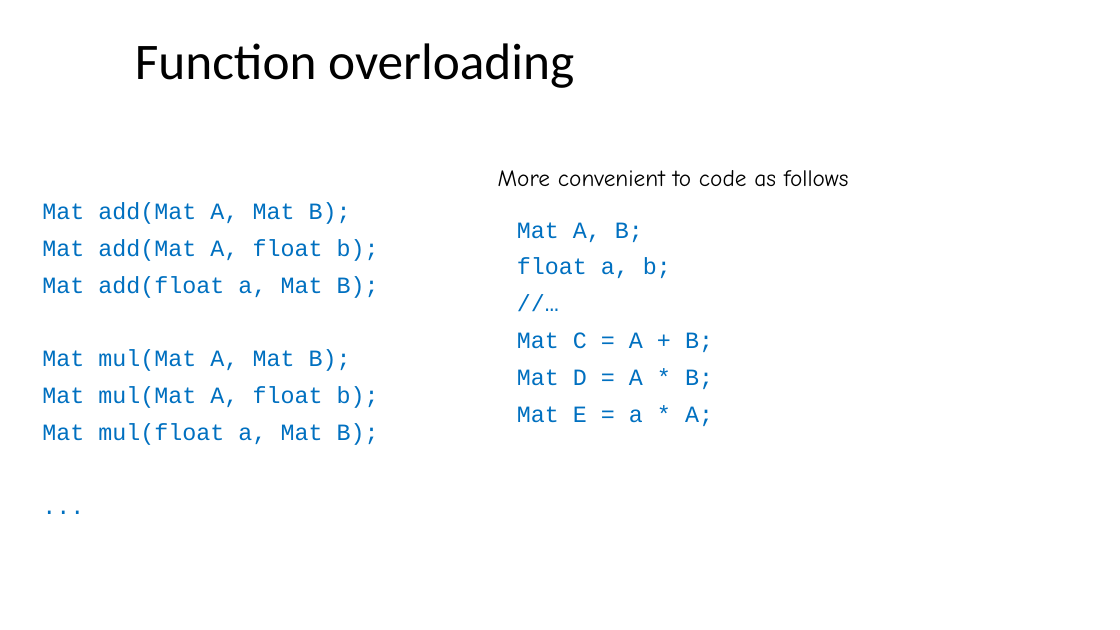
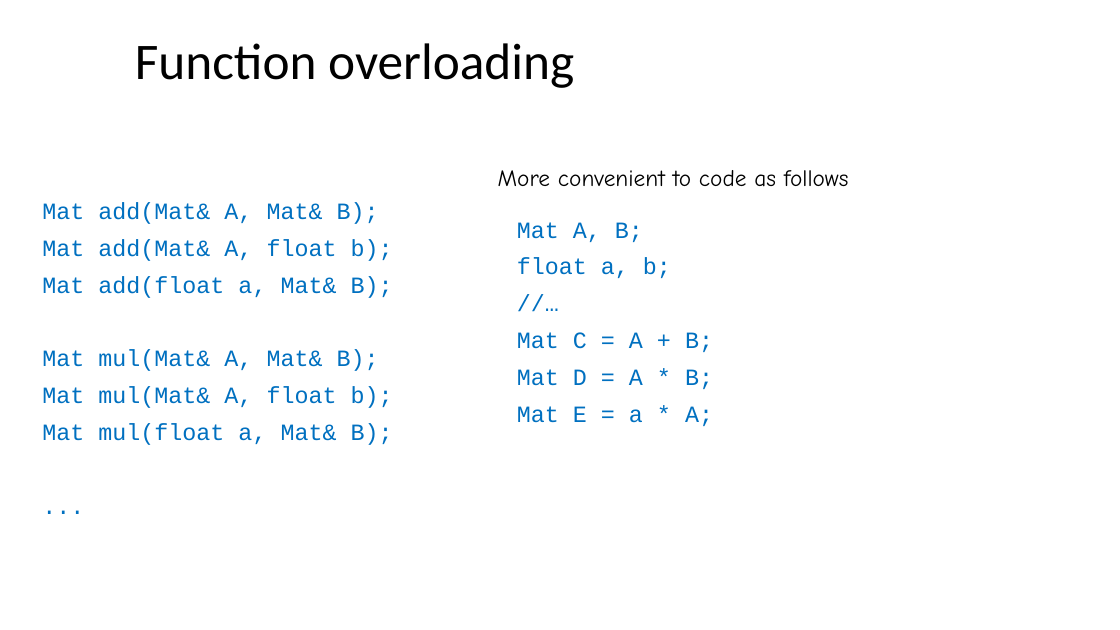
Before and after one commit to dayekuaipao/CPPLearning, a slide deck: slide 3 of week10/Lecture10.pptx. Drawn at 1120x630 pixels with LibreOffice and Linux fonts; fonts in the diff are those of the drawing; background and template pictures are left out. Boxes give left, top, right and bottom in pixels: in the first picture for what was removed or moved away, otherwise in the second. Text is boxed around its words. In the diff, an @@ line names an element or a change of style, - is before the commit and + after.

```diff
--- a/week10/Lecture10.pptx
+++ b/week10/Lecture10.pptx
@@ text at bbox=[42, 202, 393, 445]: text changed @@
-Mat add(Mat A, Mat B);
-Mat add(Mat A, float b);
-Mat add(float a, Mat B);
-Mat mul(Mat A, Mat B);
-Mat mul(Mat A, float b);
-Mat mul(float a, Mat B);
+Mat add(Mat& A, Mat& B);
+Mat add(Mat& A, float b);
+Mat add(float a, Mat& B);
+Mat mul(Mat& A, Mat& B);
+Mat mul(Mat& A, float b);
+Mat mul(float a, Mat& B);
```
Also in this commit, not shown: 1 other slide changed, 3 other files.
